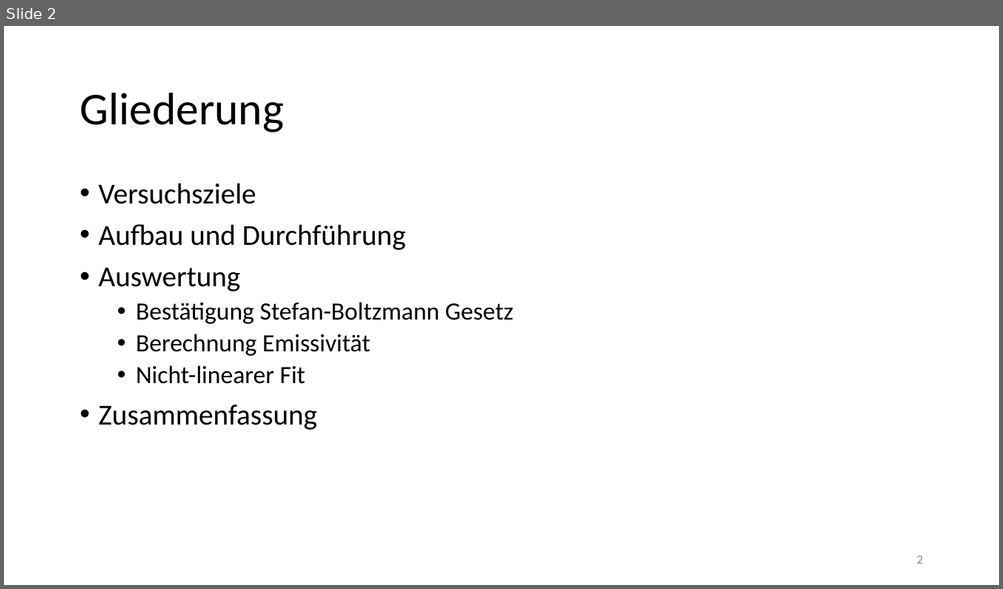
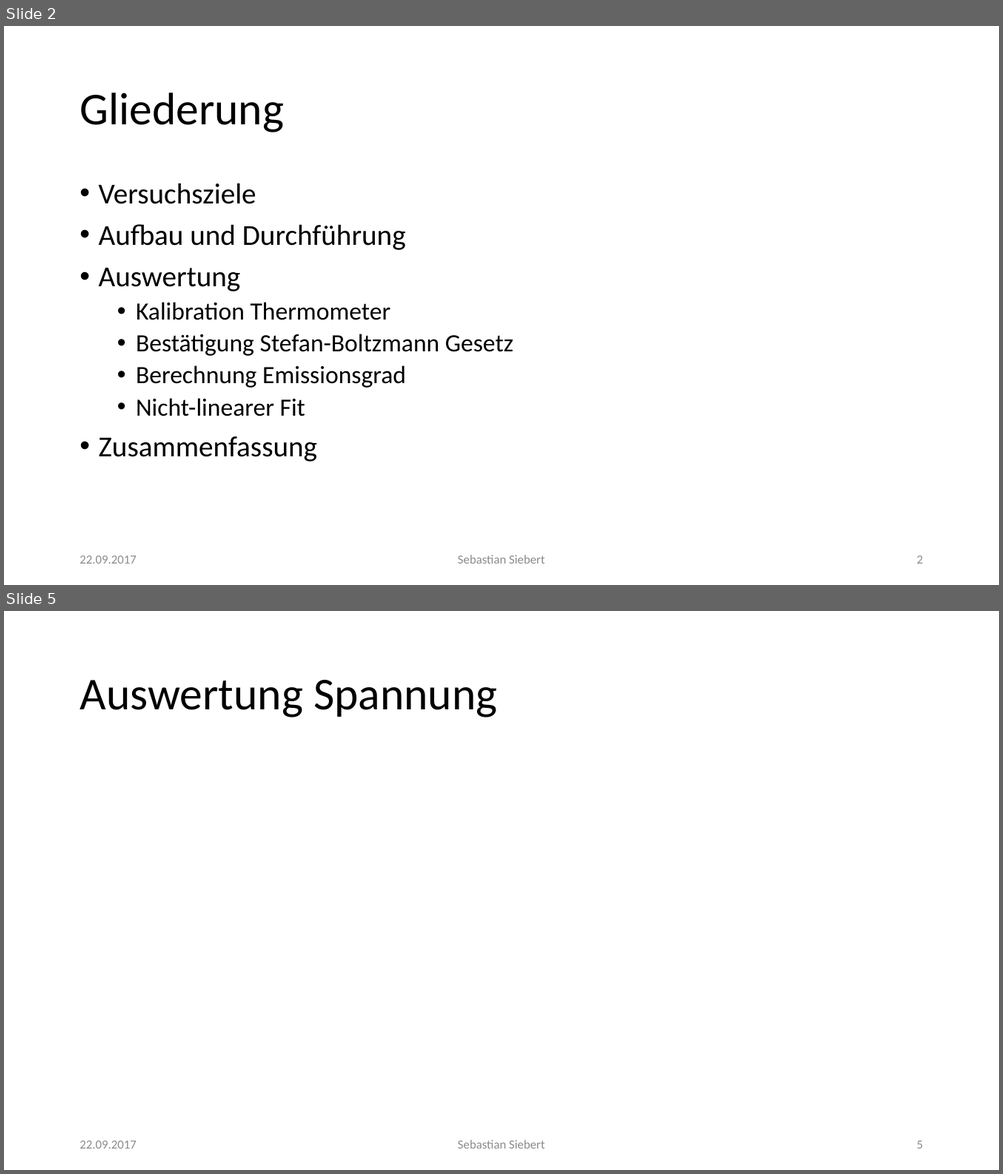
Before and after one commit to thewhitecat/grundpraktikum1, a slide deck: grundpraktikum2/Atomphysik/Atomphysik.pptx. Shown one above the other, each under a label of ours: slide 2 before the commit, slides 2 and 5 after it; the slides between them are not shown. The pictures are 1003x589 and 1003x1174 pixels, drawn with LibreOffice and Linux fonts; fonts in the diff are those of the drawing. Boxes give left, top, right and bottom in pixels: in the first picture for what was removed or moved away, otherwise in the second. Text is boxed around its words. In the diff, an @@ line names an element or a change of style, - is before the commit and + after.

```diff
--- a/grundpraktikum2/Atomphysik/Atomphysik.pptx
+++ b/grundpraktikum2/Atomphysik/Atomphysik.pptx
@@ slide 5 added at [4,611,999,1170], background #FFFFFF @@
@@ title added at [79,680,497,718], 44 pt, text #000000 @@
+Auswertung Spannung
@@ text added at [79,1141,136,1149], 12 pt, text #8C8C8C @@
+22.09.2017
@@ text added at [458,1140,544,1149], 12 pt, text #8C8C8C @@
+Sebastian Siebert
@@ page number added at [916,1141,922,1149], 12 pt, text #8C8C8C @@
+5
@@ slide 2 changed as well @@
@@ text at [136,302,391,321]: paragraph added @@
+  • Kalibration Thermometer
@@ text at [136,366,406,388]: text changed @@
-  • Berechnung Emissivität
+  • Berechnung Emissionsgrad
@@ text added at [79,556,136,564], 12 pt, text #8C8C8C @@
+22.09.2017
@@ text added at [458,555,544,564], 12 pt, text #8C8C8C @@
+Sebastian Siebert
```
Also in this commit, not shown: 2 other slides changed, 9 other slides added, 2 slides removed.
